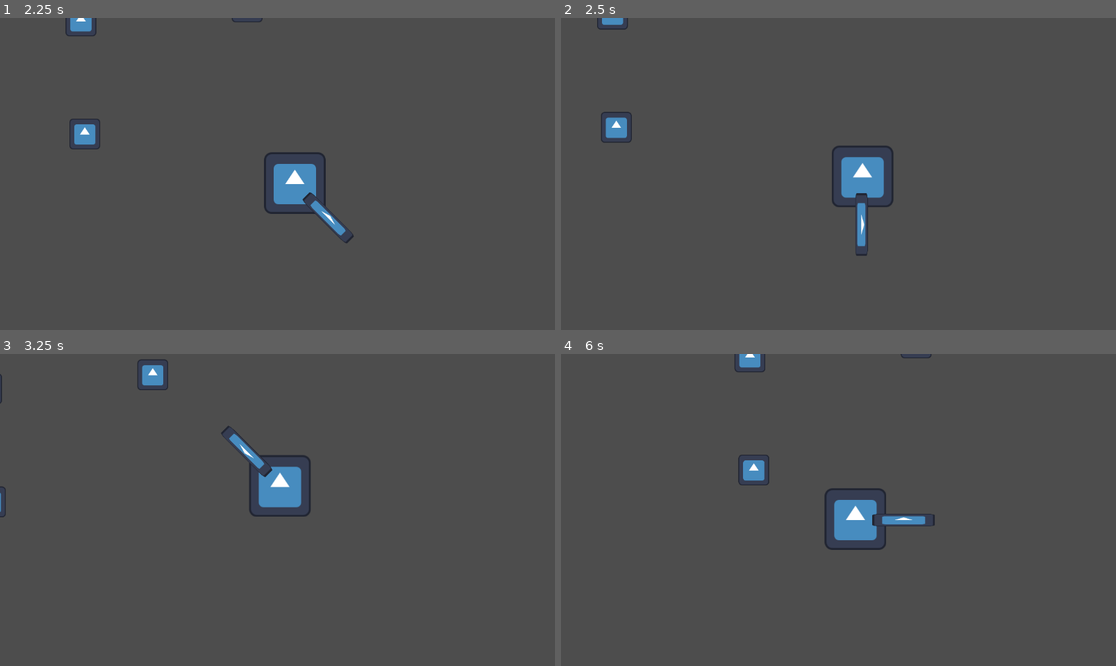
Above: before the commit, frames 1-4 (two rows, left to right).
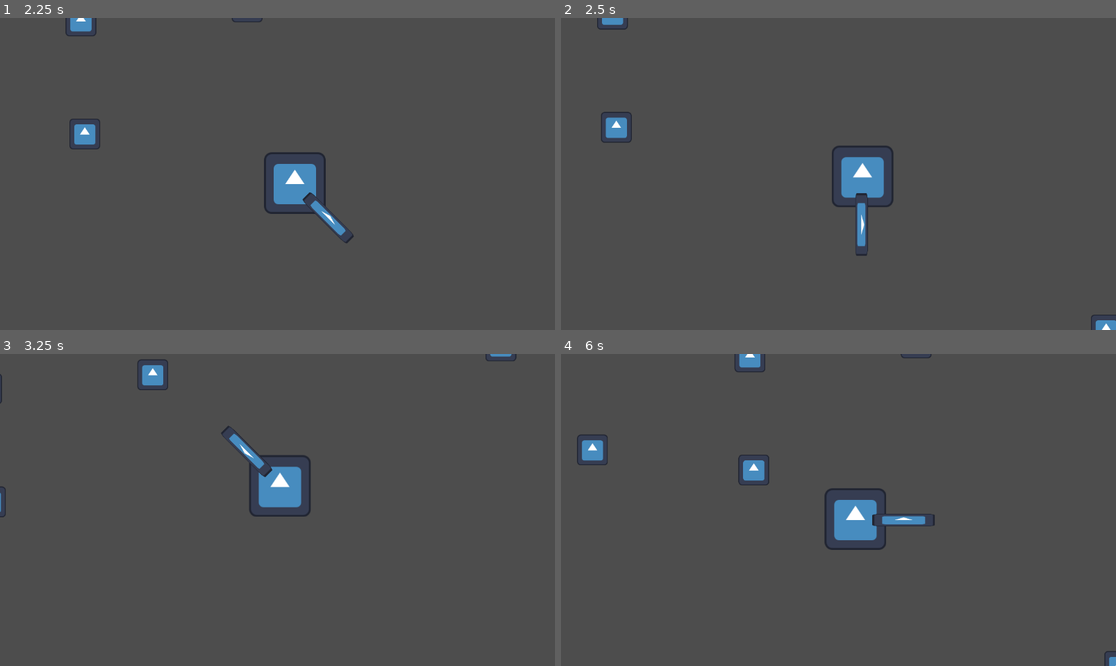
Above: after the commit, the same moments.

Repository: Lullaby97/gdscriptGame
Game: Godot game, scene res://src/entities/main.tscn
The game is run twice, just before and just after one commit, with the same random seed, the same clock (stepped at 60 frames per second) and the same inputs. The engine's default icon, where the game draws it, is replaced by a stand-in: a white triangle on a blue panel in a dark square.
Inputs:
- Up to frame 1 (2.25 s): hold D (move_right) 0.53-1.28 s; hold S (move_down) 1.28-2.03 s; hold D (move_right) from 2.03 s (still down)
- Up to frame 2 (2.5 s): keep holding D (move_right)
- Up to frame 3 (3.25 s): release D (move_right) at 2.78 s; hold W (move_up) from 2.78 s (still down)
- Up to frame 4 (6 s): release W (move_up) at 3.53 s; hold A (move_left) 3.53-5.03 s; hold S (move_down) 5.03-5.78 s; hold D (move_right) from 5.78 s (still down)

Frame 1 is identical in both runs. In frame 2, 0.1% of the frame differs, in the area x 95-100%, y 95-100%; in frame 3, less than 0.1%; in frame 4, 0.4%, in the area x 2-100%, y 25-100%.

Commit message:
fix: set position before add_child to prevent physics explosion

Diff:
--- a/src/components/health_component.gd
+++ b/src/components/health_component.gd
@@ -34,3 +34,8 @@
 	current_health += amount
 	current_health = minf(current_health, max_health)
 	health_changed.emit(current_health, max_health)
+
+
+func reset() -> void:
+	_is_dead = false
+	current_health = max_health
--- a/src/entities/enemies/dummy.gd
+++ b/src/entities/enemies/dummy.gd
@@ -3,11 +3,26 @@
 
 @onready var health_component: HealthComponent = $HealthComponent
 @onready var sprite: Sprite2D = $Sprite2D
+@onready var collision_shape: CollisionShape2D = $CollisionShape2D
 
 
 func _ready() -> void:
 	health_component.health_changed.connect(_on_health_changed)
 	health_component.died.connect(_on_died)
+
+
+func activate(spawn_position: Vector2) -> void:
+	global_position = spawn_position
+	health_component.reset()
+	show()
+	process_mode = Node.PROCESS_MODE_INHERIT
+	collision_shape.set_deferred("disabled", false)
+
+
+func deactivate() -> void:
+	hide()
+	process_mode = Node.PROCESS_MODE_DISABLED
+	collision_shape.set_deferred("disabled", true)
 
 
 func _on_health_changed(current: float, max_health: float) -> void:
@@ -20,4 +35,4 @@
 
 func _on_died() -> void:
 	print("Dummy died!")
-	queue_free()
+	deactivate.call_deferred()
--- /dev/null
+++ b/src/entities/enemies/enemy_spawner.gd
@@ -0,0 +1,50 @@
+class_name EnemySpawner
+extends Node2D
+
+@export var enemy_scene: PackedScene
+@export var player: Node2D
+@export var pool_size: int = 50
+@export var spawn_radius: float = 800.0
+@export var spawn_interval: float = 0.5
+
+const _GRAVEYARD_POSITION: Vector2 = Vector2(-10000, -10000)
+
+var _pool: Array[Node2D] = []
+var _spawn_timer: Timer
+
+
+func _ready() -> void:
+	for i: int in pool_size:
+		var instance: Node2D = enemy_scene.instantiate() as Node2D
+		instance.position = _GRAVEYARD_POSITION
+		instance.process_mode = Node.PROCESS_MODE_DISABLED
+		add_child(instance)
+		if instance.has_method("deactivate"):
+			instance.deactivate()
+		_pool.append(instance)
+
+	_spawn_timer = Timer.new()
+	_spawn_timer.wait_time = spawn_interval
+	_spawn_timer.autostart = true
+	add_child(_spawn_timer)
+	_spawn_timer.timeout.connect(_on_spawn_timer_timeout)
+
+
+func _on_spawn_timer_timeout() -> void:
+	if not is_instance_valid(player):
+		return
+
+	var inactive_entity: Node2D = _find_inactive()
+	if inactive_entity == null:
+		return
+
+	var angle: float = randf() * TAU
+	var spawn_position: Vector2 = Vector2.RIGHT.rotated(angle) * spawn_radius + player.global_position
+	inactive_entity.activate(spawn_position)
+
+
+func _find_inactive() -> Node2D:
+	for entity: Node2D in _pool:
+		if entity.process_mode == Node.PROCESS_MODE_DISABLED:
+			return entity
+	return null
--- a/src/entities/main.tscn
+++ b/src/entities/main.tscn
@@ -2,6 +2,7 @@
 
 [ext_resource type="PackedScene" uid="uid://d02ip58abqrmg" path="res://src/entities/player/player.tscn" id="1_gsms5"]
 [ext_resource type="PackedScene" uid="uid://cnfqb568dkbd8" path="res://src/entities/enemies/dummy.tscn" id="2_5j1nm"]
+[ext_resource type="Script" uid="uid://qsihx6vrjhuy" path="res://src/entities/enemies/enemy_spawner.gd" id="3_5j1nm"]
 
 [node name="Main" type="Node2D" unique_id=1925689280]
 
@@ -15,3 +16,8 @@
 
 [node name="Dummy3" parent="." unique_id=1782011973 instance=ExtResource("2_5j1nm")]
 position = Vector2(-151, 123)
+
+[node name="EnemySpawner" type="Node2D" parent="." unique_id=2110725576 node_paths=PackedStringArray("player")]
+script = ExtResource("3_5j1nm")
+enemy_scene = ExtResource("2_5j1nm")
+player = NodePath("../Player")
--- a/src/entities/player/player.gd
+++ b/src/entities/player/player.gd
@@ -4,6 +4,12 @@
 @export var move_speed: float = 300.0
 
 
+func _ready() -> void:
+	velocity = Vector2.ZERO
+	set_physics_process(false)
+	get_tree().create_timer(0.1).timeout.connect(func() -> void: set_physics_process(true))
+
+
 func _physics_process(delta: float) -> void:
 	var direction: Vector2 = Input.get_vector("move_left", "move_right", "move_up", "move_down")
 	velocity = direction * move_speed
Not shown, added: src/entities/enemies/enemy_spawner.gd.uid
